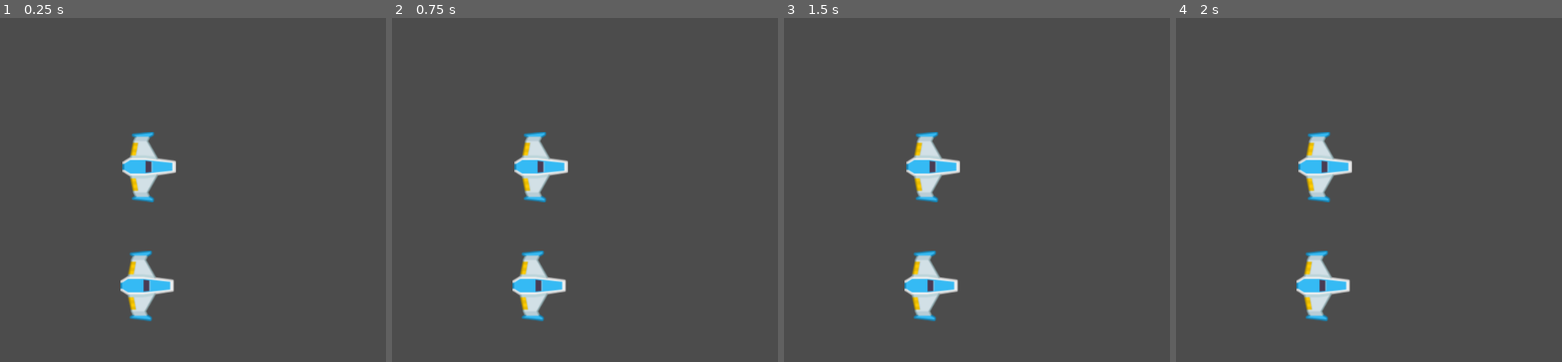
Above: before the commit, frames 1-4 (left to right).
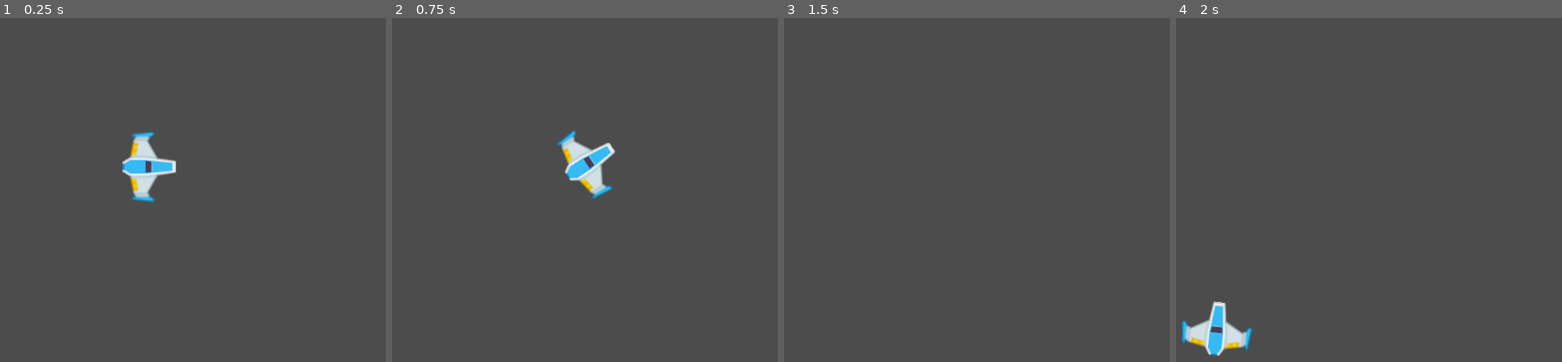
Above: after the commit, the same moments.

Repository: GimenezGeorge/Meteoritos
Game: Godot game, scene res://Juego/Niveles/NivelTest.tscn
Same seed, same stepped clock (60 frames per second), same inputs: the game is played once before the commit and once after it.
Inputs:
- Up to frame 1 (0.25 s): no input
- Up to frame 2 (0.75 s): tap Enter at 0.5 s; hold W (m_adelante) from 0.53 s (still down); hold A (rotar_antih) from 0.53 s (still down)
- Up to frame 3 (1.5 s): release W (m_adelante) at 1.28 s; release A (rotar_antih) at 1.28 s; hold S (m_atras) from 1.28 s (still down); tap D (rotar_hor) at 1.35 s
- Up to frame 4 (2 s): keep holding S (m_atras)

The runs differ from the first frame. In frame 1, 1.5% of the frame differs, in the area x 31-46%, y 67-89%; in frame 2, 4.3%; in frame 3, 2.9%; in frame 4, 4.4%, in the area x 1-46%, y 33-99%.

Commit message:
Corregido_move
Ahora se mueve

Diff:
--- a/Juego/Niveles/Naves/Player.gd
+++ b/Juego/Niveles/Naves/Player.gd
@@ -15,13 +15,13 @@
 	apply_torque_impulse(dir_rotacion * potencia_rotacion)
 
 func _process(_delta: float) -> void:
-	pass
+	player_input()
 
 ## Metodos Custom
 func player_input() -> void:
 	# Empuje
 	empuje = Vector2.ZERO
-	if Input.is_action_just_pressed("m_adelante"):
+	if Input.is_action_pressed("m_adelante"):
 		empuje = Vector2(potencia_motor, 0)
 	elif Input.is_action_pressed("m_atras"):
 		empuje = Vector2(-potencia_motor, 0)
--- a/Juego/Niveles/Naves/Player.tscn
+++ b/Juego/Niveles/Naves/Player.tscn
@@ -8,7 +8,6 @@
 radius = 38.2704
 
 [node name="Player" type="RigidBody2D"]
-position = Vector2( 503, 311 )
 physics_material_override = ExtResource( 2 )
 gravity_scale = 0.0
 can_sleep = false
--- a/Juego/Niveles/NivelTest.tscn
+++ b/Juego/Niveles/NivelTest.tscn
@@ -6,6 +6,5 @@
 
 [node name="Player" parent="." instance=ExtResource( 1 )]
 position = Vector2( 549, 277 )
-
-[node name="Player2" parent="." instance=ExtResource( 1 )]
-position = Vector2( 546, 444 )
+potencia_motor = 80
+potencia_rotacion = 600
